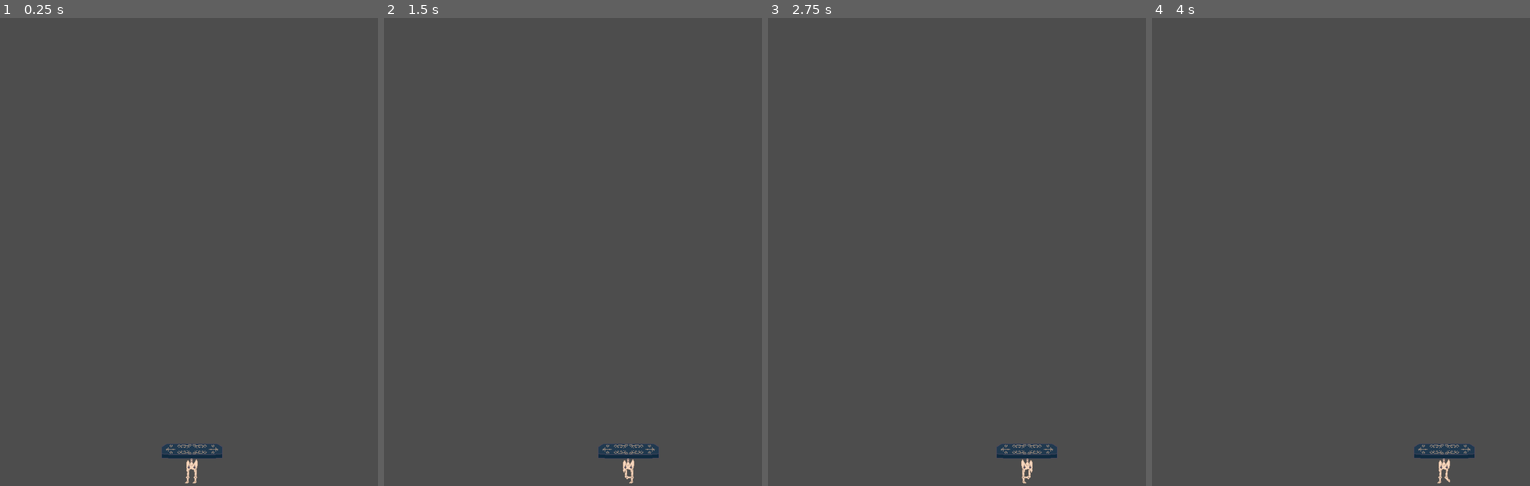
Above: before the commit, frames 1-4 (left to right).
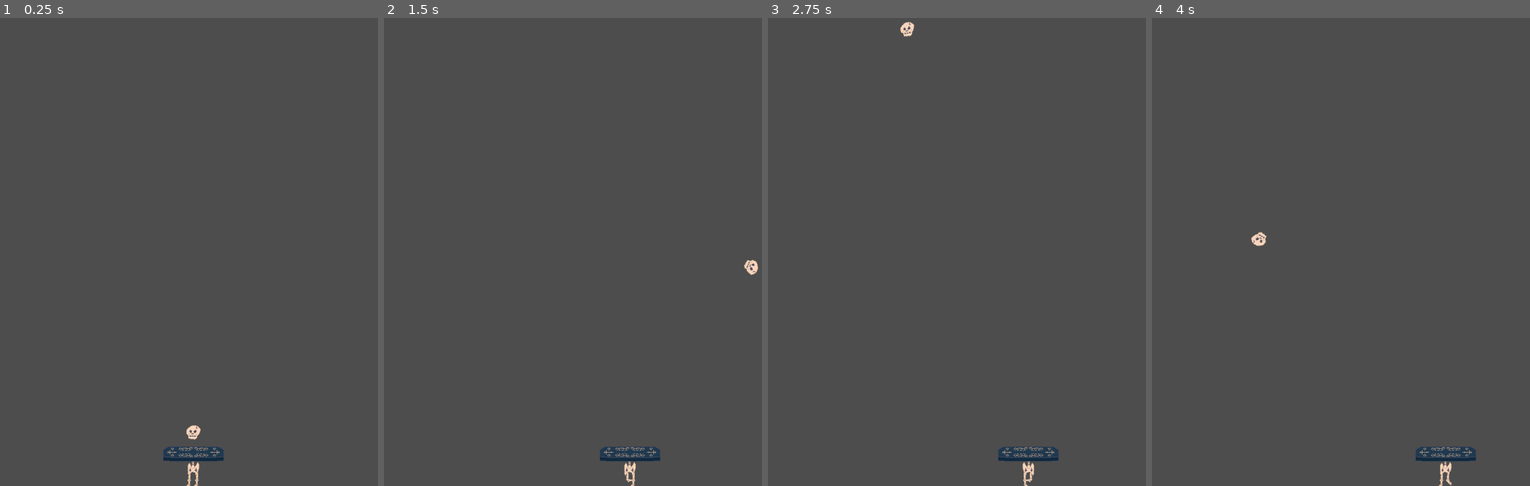
Above: after the commit, the same moments.

Repository: dharalam/BBRL
Game: Godot game, scene res://scenes/game.tscn
Same seed, same stepped clock (60 frames per second), same inputs: the game is played once before the commit and once after it.
Inputs:
- Up to frame 1 (0.25 s): no input
- Up to frame 2 (1.5 s): tap Enter at 0.5 s; hold D (move_right) 0.53-1.28 s; tap Space (active, bound only after the commit) at 0.6, 1.35 s; hold A (move_left) from 1.28 s (still down)
- Up to frame 3 (2.75 s): release A (move_left) at 2.03 s; hold D (move_right) from 2.03 s (still down); tap Space (active, bound only after the commit) at 2.1 s
- Up to frame 4 (4 s): tap Space (active, bound only after the commit) at 2.85, 3.6 s; release D (move_right) at 3.53 s; hold A (move_left) from 3.53 s (still down)

The runs differ from the first frame. In frame 1, 0.6% of the frame differs, in the area x 42-60%, y 86-100%; in frame 2, 0.5%; in frame 3, 0.5%; in frame 4, 0.5%.

Commit message:
Ball
Ball and Game manager

Diff:
--- a/game/project.godot
+++ b/game/project.godot
@@ -11,7 +11,7 @@
 [application]
 
 config/name="BBRL"
-run/main_scene="res://scenes/game.tscn"
+run/main_scene="res://scenes/Game.tscn"
 config/features=PackedStringArray("4.0", "Forward Plus")
 config/icon="res://icon.svg"
 
@@ -34,6 +34,11 @@
 , Object(InputEventKey,"resource_local_to_scene":false,"resource_name":"","device":-1,"window_id":0,"alt_pressed":false,"shift_pressed":false,"ctrl_pressed":false,"meta_pressed":false,"pressed":false,"keycode":0,"physical_keycode":4194321,"key_label":0,"unicode":0,"echo":false,"script":null)
 ]
 }
+active={
+"deadzone": 0.5,
+"events": [Object(InputEventKey,"resource_local_to_scene":false,"resource_name":"","device":-1,"window_id":0,"alt_pressed":false,"shift_pressed":false,"ctrl_pressed":false,"meta_pressed":false,"pressed":false,"keycode":0,"physical_keycode":32,"key_label":0,"unicode":32,"echo":false,"script":null)
+]
+}
 
 [rendering]
 
--- /dev/null
+++ b/game/scenes/Ball.tscn
@@ -0,0 +1,20 @@
+[gd_scene load_steps=4 format=3 uid="uid://c2ptd6oa7qwex"]
+
+[ext_resource type="Script" path="res://scripts/Ball.gd" id="1_ce5ld"]
+[ext_resource type="Texture2D" uid="uid://cqv71owpp7vgm" path="res://assets/bbrl_skeleton_assets.png" id="2_b1awt"]
+
+[sub_resource type="CircleShape2D" id="CircleShape2D_qpb11"]
+
+[node name="Ball" type="RigidBody2D"]
+collision_layer = 3
+gravity_scale = 0.0
+script = ExtResource("1_ce5ld")
+
+[node name="Sprite" type="Sprite2D" parent="."]
+texture = ExtResource("2_b1awt")
+region_enabled = true
+region_rect = Rect2(32, 32, 32, 32)
+
+[node name="Collision" type="CollisionShape2D" parent="."]
+scale = Vector2(1.6, 1.6)
+shape = SubResource("CircleShape2D_qpb11")
--- /dev/null
+++ b/game/scenes/DropZone.tscn
@@ -0,0 +1,9 @@
+[gd_scene load_steps=2 format=3 uid="uid://cvvob3lh8i4s8"]
+
+[ext_resource type="Script" path="res://scripts/DropZone.gd" id="1_bfmoc"]
+
+[node name="DropZone" type="Area2D"]
+collision_mask = 2
+script = ExtResource("1_bfmoc")
+
+[connection signal="body_entered" from="." to="." method="_on_body_entered"]
--- a/game/scenes/Player.tscn
+++ b/game/scenes/Player.tscn
@@ -2,9 +2,6 @@
 
 [ext_resource type="Texture2D" uid="uid://cqv71owpp7vgm" path="res://assets/bbrl_skeleton_assets.png" id="1_bhgkm"]
 [ext_resource type="Script" path="res://scripts/Player.gd" id="1_prd8q"]
-
-[sub_resource type="RectangleShape2D" id="RectangleShape2D_4w24j"]
-size = Vector2(126, 23)
 
 [sub_resource type="AtlasTexture" id="AtlasTexture_hgi8a"]
 atlas = ExtResource("1_bhgkm")
@@ -40,13 +37,13 @@
 "speed": 5.0
 }]
 
+[sub_resource type="CapsuleShape2D" id="CapsuleShape2D_ocivw"]
+radius = 24.0
+height = 264.0
+
 [node name="Player" type="CharacterBody2D"]
 position = Vector2(0, -38)
 script = ExtResource("1_prd8q")
-
-[node name="CollisionShape2D" type="CollisionShape2D" parent="."]
-position = Vector2(0, -33.5)
-shape = SubResource("RectangleShape2D_4w24j")
 
 [node name="Legs" type="AnimatedSprite2D" parent="."]
 position = Vector2(0, 22)
@@ -64,3 +61,9 @@
 texture = ExtResource("1_bhgkm")
 region_enabled = true
 region_rect = Rect2(0, 0, 128, 32)
+
+[node name="CollisionShape2D" type="CollisionShape2D" parent="."]
+position = Vector2(0, -31)
+rotation = 1.5708
+scale = Vector2(0.5, 0.5)
+shape = SubResource("CapsuleShape2D_ocivw")
--- a/game/scenes/game.tscn
+++ b/game/scenes/game.tscn
@@ -1,14 +1,24 @@
-[gd_scene load_steps=3 format=3 uid="uid://dqggefhc4kx6y"]
+[gd_scene load_steps=7 format=3 uid="uid://dqggefhc4kx6y"]
 
 [ext_resource type="PackedScene" uid="uid://xava7rd2hipt" path="res://scenes/Player.tscn" id="1_tacwk"]
+[ext_resource type="PackedScene" uid="uid://c2ptd6oa7qwex" path="res://scenes/Ball.tscn" id="2_ot2aj"]
+[ext_resource type="PackedScene" uid="uid://cvvob3lh8i4s8" path="res://scenes/DropZone.tscn" id="3_yeh0f"]
+[ext_resource type="Script" path="res://scripts/GameManager.gd" id="4_2n8hy"]
 
 [sub_resource type="WorldBoundaryShape2D" id="WorldBoundaryShape2D_vpaku"]
+
+[sub_resource type="RectangleShape2D" id="RectangleShape2D_ir6j0"]
+size = Vector2(801, 40)
 
 [node name="Game" type="Node2D"]
 position = Vector2(557, 582)
 
+[node name="GameManager" type="Node" parent="."]
+unique_name_in_owner = true
+script = ExtResource("4_2n8hy")
+
 [node name="Player" parent="." instance=ExtResource("1_tacwk")]
-position = Vector2(-150, 375)
+position = Vector2(-147, 381)
 
 [node name="WorldBoundries" type="StaticBody2D" parent="."]
 position = Vector2(-557, -582)
@@ -18,6 +28,11 @@
 rotation = 1.5708
 shape = SubResource("WorldBoundaryShape2D_vpaku")
 debug_color = Color(0.431373, 0.6, 0.0901961, 0.419608)
+
+[node name="BottomBorder" type="CollisionShape2D" parent="WorldBoundries"]
+position = Vector2(407, 1000)
+shape = SubResource("WorldBoundaryShape2D_vpaku")
+debug_color = Color(0.168627, 0.627451, 0.396078, 0.419608)
 
 [node name="RightBorder" type="CollisionShape2D" parent="WorldBoundries"]
 position = Vector2(800, 502)
@@ -30,3 +45,14 @@
 rotation = 3.14159
 shape = SubResource("WorldBoundaryShape2D_vpaku")
 debug_color = Color(0.431373, 0.6, 0.0901961, 0.419608)
+
+[node name="Ball" parent="." instance=ExtResource("2_ot2aj")]
+position = Vector2(-147, 191)
+
+[node name="DropZone" parent="." instance=ExtResource("3_yeh0f")]
+position = Vector2(-305, 329)
+
+[node name="CollisionShape2D" type="CollisionShape2D" parent="DropZone"]
+position = Vector2(150.5, 67)
+shape = SubResource("RectangleShape2D_ir6j0")
+debug_color = Color(0.960784, 0.027451, 0.505882, 0.419608)
--- /dev/null
+++ b/game/scripts/Ball.gd
@@ -0,0 +1,30 @@
+extends RigidBody2D
+
+
+var speed = 400
+var move_velocity = Vector2.ZERO
+var flying = false
+@onready var player = get_tree().root.get_node("Game/Player")
+
+func _ready():
+	position.x = player.position.x
+	position.y = player.position.y - 75
+	move_velocity.x = 0
+	move_velocity.y = 0
+
+func _physics_process(delta):
+
+	if flying:
+		var collosion_object = move_and_collide(move_velocity * speed * delta)
+		if collosion_object:
+			var angle := move_velocity.angle_to_point(position)
+			self.rotation = angle
+			move_velocity = move_velocity.bounce(collosion_object.get_normal())
+	else:
+		position.x = player.position.x
+		if Input.is_action_just_pressed("active"):
+			flying = true
+			move_velocity.y = -1
+			move_velocity.x = player.direction
+			var angle := move_velocity.angle_to_point(position)
+			self.rotation = angle
--- /dev/null
+++ b/game/scripts/DropZone.gd
@@ -0,0 +1,9 @@
+extends Area2D
+
+@onready var gm = %GameManager
+
+func _on_body_entered(body):
+	print("skull drop")
+	gm.ballDrop()
+	#get_tree().reload_current_scene()
+	body.queue_free()
--- /dev/null
+++ b/game/scripts/GameManager.gd
@@ -0,0 +1,22 @@
+extends Node
+
+@onready var player = $"../Player"
+var ballScene = preload("res://scenes/Ball.tscn")
+var activeBalls = 1
+var remainingBalls = 3
+
+func _ready():
+	pass # Replace with function body.
+
+
+# Called every frame. 'delta' is the elapsed time since the previous frame.
+func _process(delta):
+	pass
+
+func ballDrop():
+	activeBalls = activeBalls - 1
+	if activeBalls == 0:
+		remainingBalls = remainingBalls - 1
+		activeBalls = 1
+		var instance = ballScene.instantiate()
+		add_child(instance)
--- a/game/scripts/Player.gd
+++ b/game/scripts/Player.gd
@@ -2,7 +2,7 @@
 
 var speed = 200
 var mouse_position = null
-
+var direction = 0
 @onready var legs = $Legs
 @onready var body = $Body
 @onready var coffin = $Coffin
@@ -10,7 +10,8 @@
 
 
 func _physics_process(delta):
-	var direction = Input.get_axis("move_left", "move_right")
+	#velocity = Vector2.ZERO
+	direction = Input.get_axis("move_left", "move_right")
 
 	if direction < 0:
 		legs.flip_h = false
